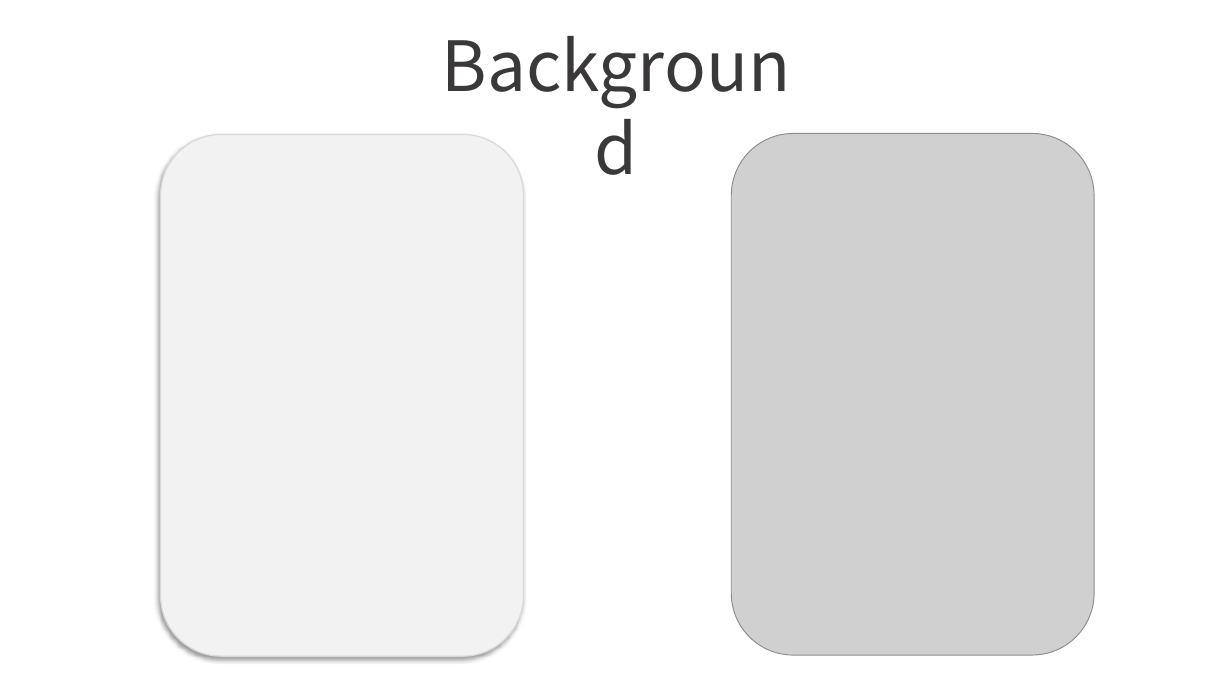
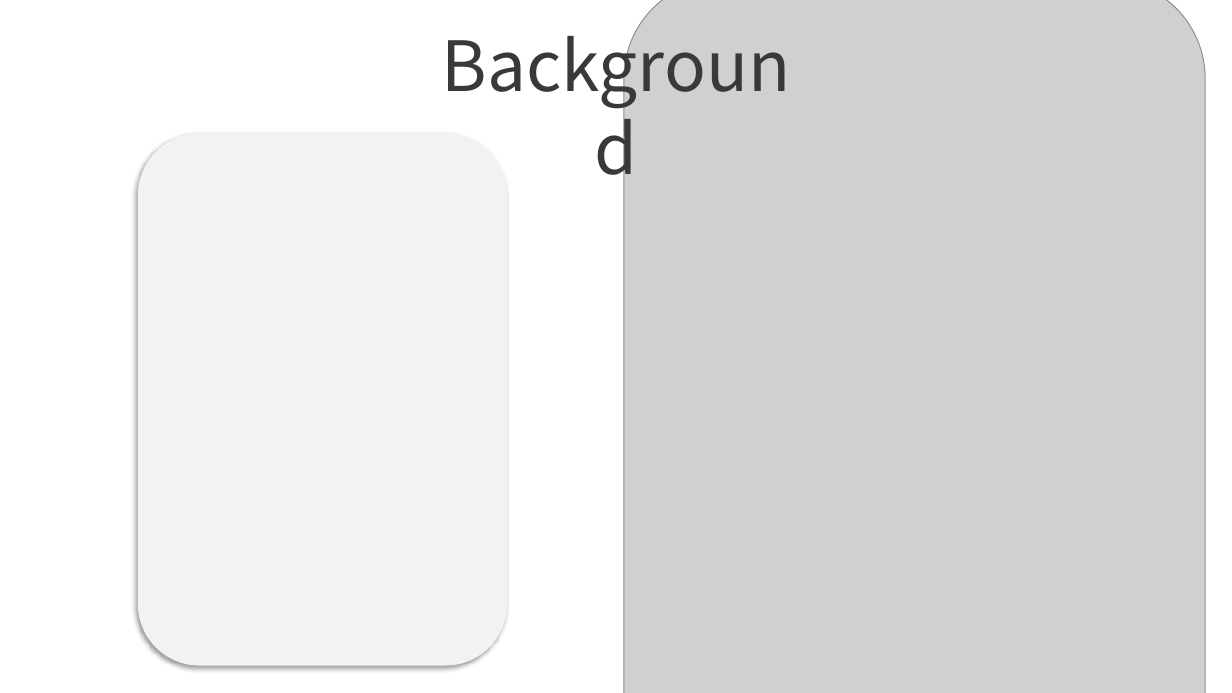
Before and after one commit to mydreamshine/Wetherforecast, a slide deck: slide 2 of PPT/미세한 날씨 리소스 제작.pptx. Drawn at 1232x693 pixels with LibreOffice and Linux fonts; fonts in the diff are those of the drawing; grey boxes stand for pictures. Boxes give left, top, right and bottom in pixels: in the first picture for what was removed or moved away, otherwise in the second. Text is boxed around its words. In the diff, an @@ line names an element or a change of style, - is before the commit and + after.

```diff
--- a/PPT/미세한 날씨 리소스 제작.pptx
+++ b/PPT/미세한 날씨 리소스 제작.pptx
@@ picture: place and size @@
-picture at bbox=[731, 133, 1094, 655]
+picture at bbox=[624, 0, 1205, 693]
@@ rounded rectangle: place and size @@
-rounded rectangle at bbox=[161, 135, 524, 657]
+rounded rectangle at bbox=[138, 133, 507, 665]
@@ rounded rectangle at bbox=[138, 133, 507, 665]: outline #D9D9D9 1 pt to none @@
```
Also in this commit, not shown: 1 other slide changed, 9 other files.
